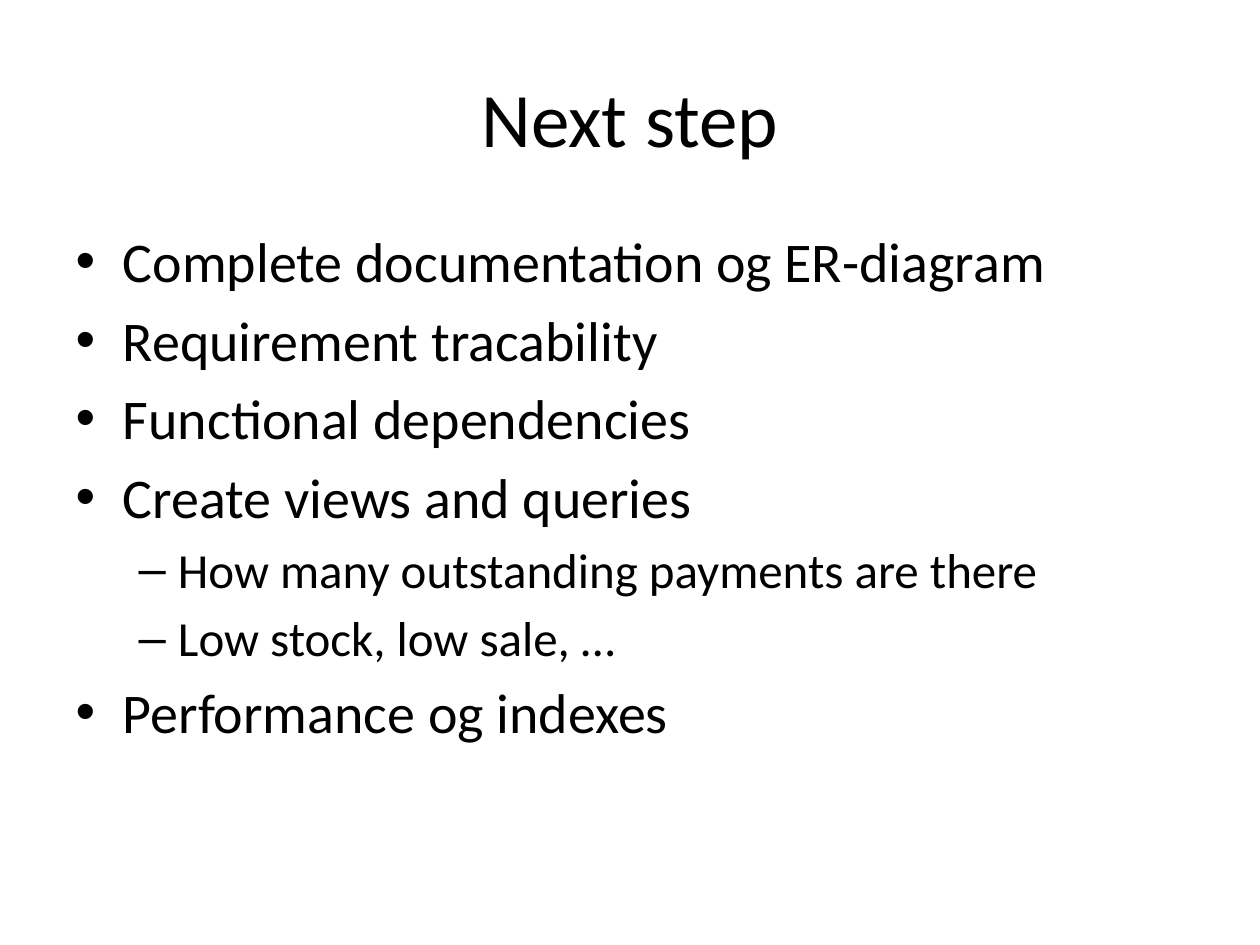
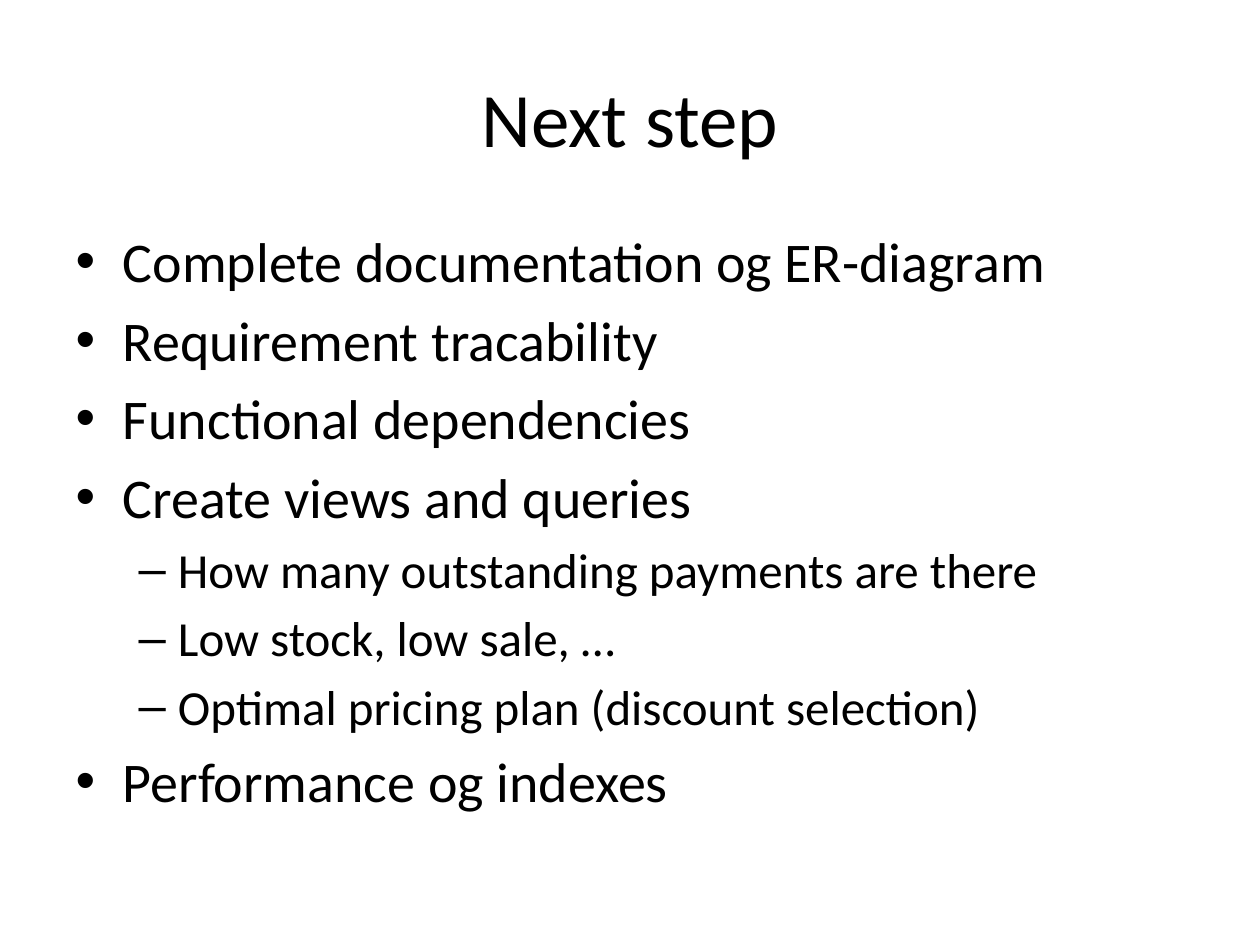
Before and after one commit to ahpoder/masterofit2009, a slide deck: slide 8 of DatabaseDesign/DatabaseManagementSystems/Presentation_week40.pptx. Drawn at 1260x945 pixels with LibreOffice and Linux fonts; fonts in the diff are those of the drawing. Boxes give left, top, right and bottom in pixels: in the first picture for what was removed or moved away, otherwise in the second. Text is boxed around its words. In the diff, an @@ line names an element or a change of style, - is before the commit and + after.

Commit message:
Updating presenation

```diff
--- a/DatabaseDesign/DatabaseManagementSystems/Presentation_week40.pptx
+++ b/DatabaseDesign/DatabaseManagementSystems/Presentation_week40.pptx
@@ text at bbox=[178, 689, 979, 734]: paragraph added @@
+  – Optimal pricing plan (discount selection)
```
